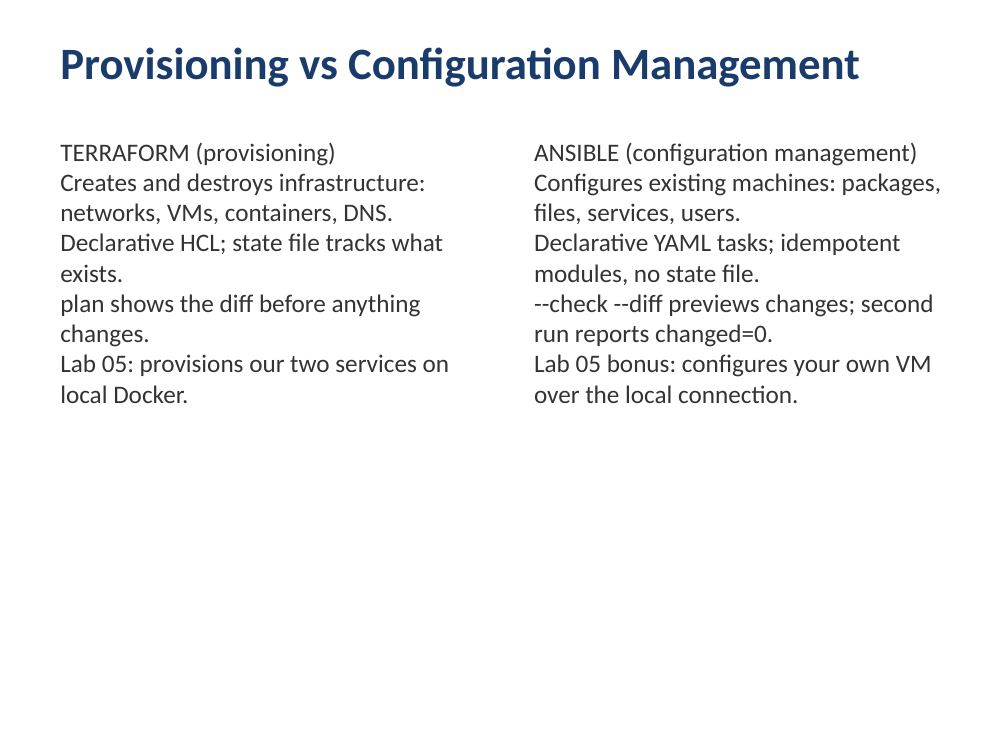
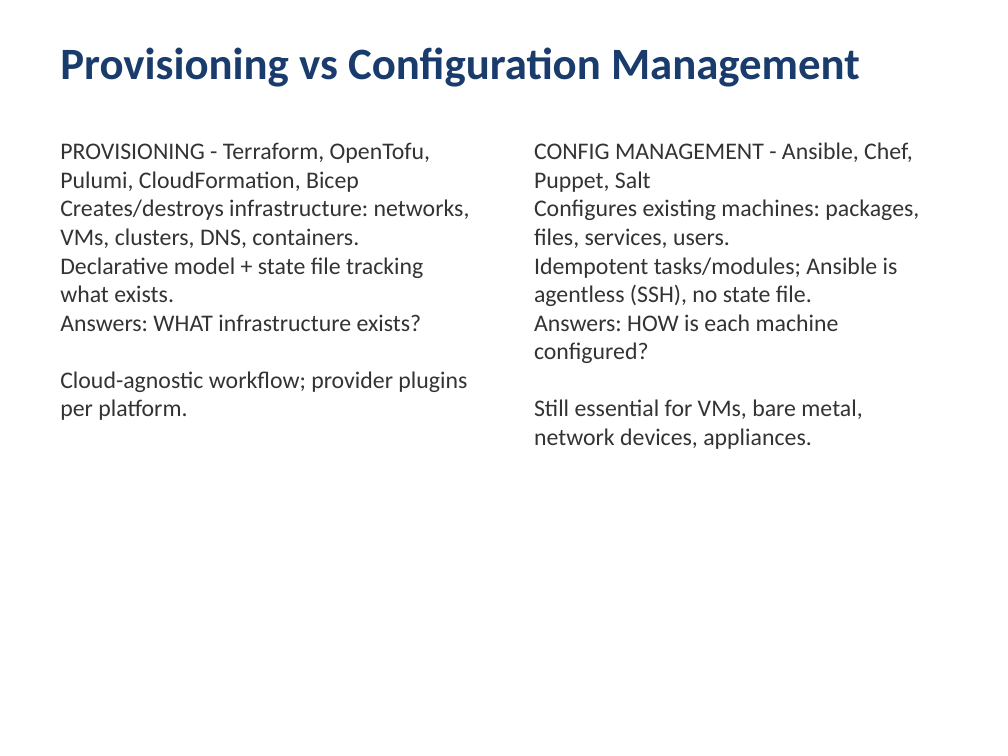
Before and after one commit to kumbulanit/devopsplaformngr, a slide deck: slide 32 of slides/DevOps-PlatformEngineering-Day1.pptx (slide 22 before the commit). Drawn at 1008x756 pixels with LibreOffice and Linux fonts; fonts in the diff are those of the drawing. Boxes give left, top, right and bottom in pixels: in the first picture for what was removed or moved away, otherwise in the second. Text is boxed around its words. In the diff, an @@ line names an element or a change of style, - is before the commit and + after.

```diff
--- a/slides/DevOps-PlatformEngineering-Day1.pptx
+++ b/slides/DevOps-PlatformEngineering-Day1.pptx
@@ text at (60,142,470,420): text changed; size 18 to 17 pt @@
-TERRAFORM (provisioning)
-Creates and destroys infrastructure: networks, VMs, containers, DNS.
-Declarative HCL; state file tracks what exists.
-plan shows the diff before anything changes.
-Lab 05: provisions our two services on local Docker.
+PROVISIONING - Terraform, OpenTofu, Pulumi, CloudFormation, Bicep
+Creates/destroys infrastructure: networks, VMs, clusters, DNS, containers.
+Declarative model + state file tracking what exists.
+Answers: WHAT infrastructure exists?
+Cloud-agnostic workflow; provider plugins per platform.
@@ text at (534,142,913,192): text changed; size 18 to 17 pt @@
-ANSIBLE (configuration management)
+CONFIG MANAGEMENT - Ansible, Chef, Puppet, Salt
@@ text at (534,199,919,248): size 18 to 17 pt in "Configures existing machines: packages, files, services, use ..." @@
@@ text at (534,257,898,449): text changed; size 18 to 17 pt @@
-Declarative YAML tasks; idempotent modules, no state file.
---check --diff previews changes; second run reports changed=0.
-Lab 05 bonus: configures your own VM over the local connection.
+Idempotent tasks/modules; Ansible is agentless (SSH), no state file.
+Answers: HOW is each machine configured?
+Still essential for VMs, bare metal, network devices, appliances.
```
Also in this commit, not shown: 15 other slides changed, 23 slides added, 10 slides removed, 9 other files.
